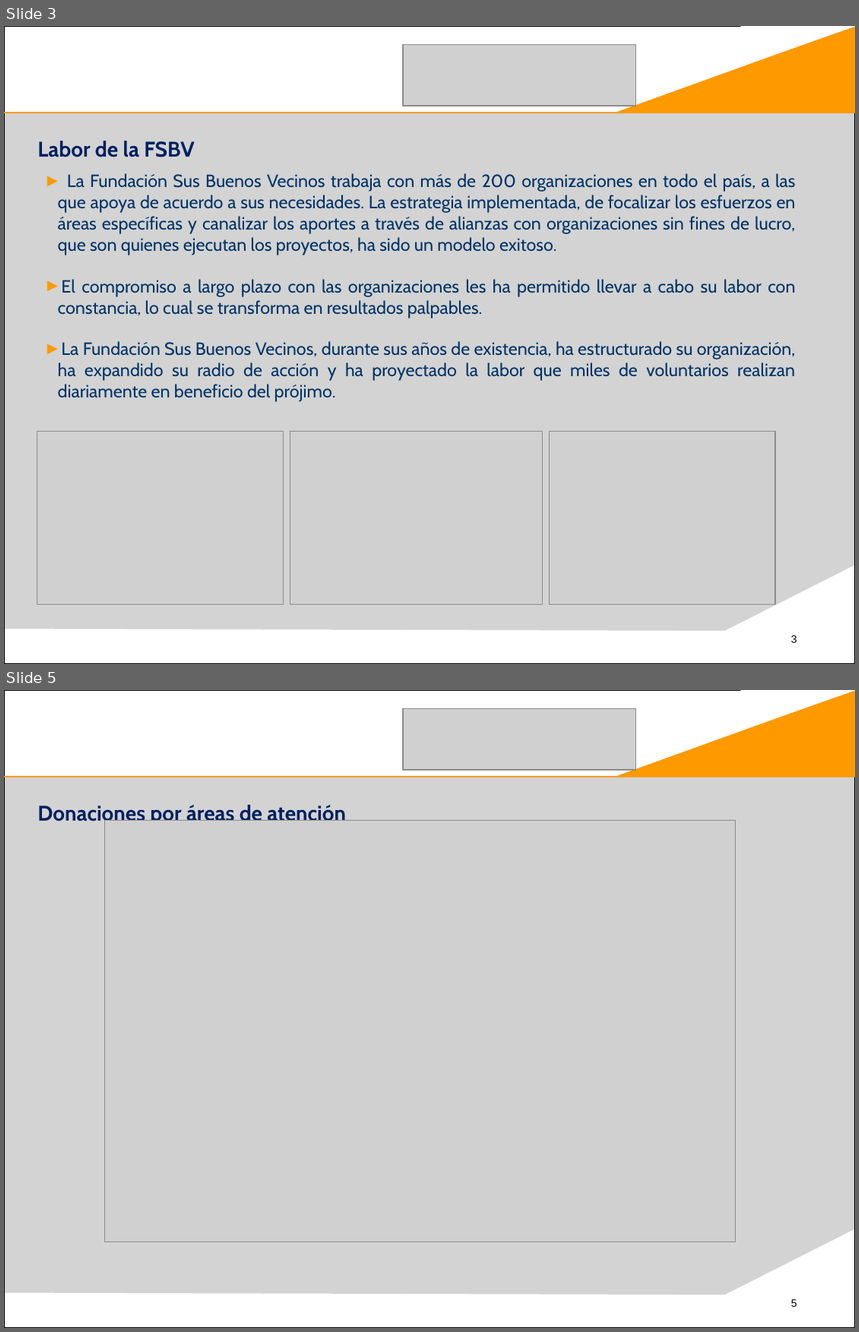
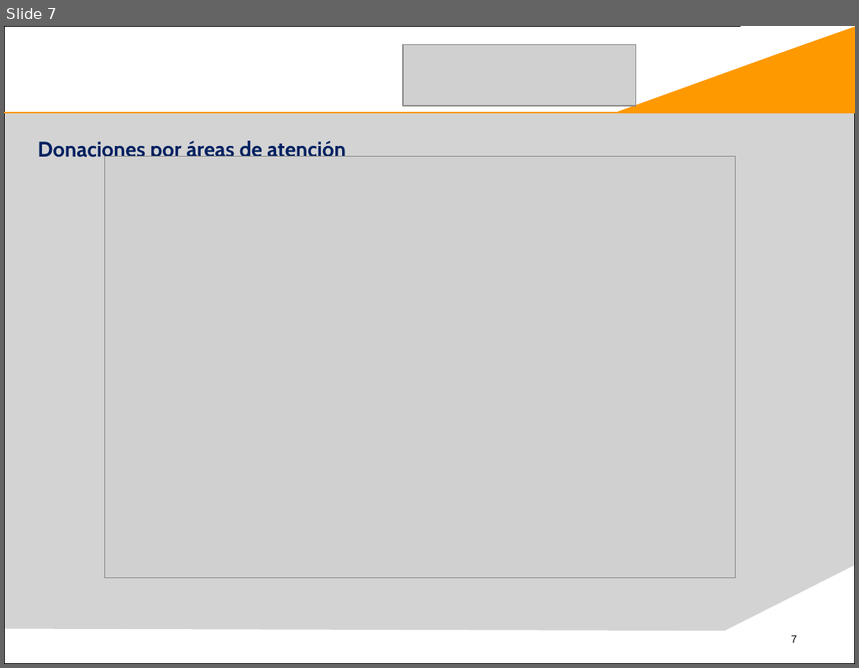
Before and after one commit to Slaif3r/fechas, a slide deck: Presentación IBM DATAPOWER.pptx. Shown one above the other, each under a label of ours: slides 3 and 5 before the commit, slide 7 after it; the slides between them are not shown. The pictures are 859x1332 and 859x668 pixels, drawn with LibreOffice and Linux fonts; fonts in the diff are those of the drawing; grey boxes stand for pictures; background and template pictures are left out. Boxes give left, top, right and bottom in pixels: in the first picture for what was removed or moved away, otherwise in the second. Text is boxed around its words. In the diff, an @@ line names an element or a change of style, - is before the commit and + after.

```diff
--- a/Presentación IBM DATAPOWER.pptx
+++ b/Presentación IBM DATAPOWER.pptx
@@ slide 3 removed at [4,26,855,664], background #FFFFFF; not listed: 7 template elements that a slide beside it also shows @@
@@ picture removed at [403,45,636,106] @@
@@ title removed at [37,141,194,157] @@
-Labor de la FSBV
@@ text removed at [58,173,796,402] @@
-► La Fundación Sus Buenos Vecinos trabaja con más de 200 organizaciones en todo el país, a las que apoya de acuerdo a sus necesidades. La estrategia implementada, de focalizar los esfuerzos en áreas específicas y canalizar los aportes a través de alianzas con organizaciones sin fines de lucro, que son quienes ejecutan los proyectos, ha sido un modelo exitoso.
-► El compromiso a largo plazo con las organizaciones les ha permitido llevar a cabo su labor con constancia, lo cual se transforma en resultados palpables.
-► La Fundación Sus Buenos Vecinos, durante sus años de existencia, ha estructurado su organización, ha expandido su radio de acción y ha proyectado la labor que miles de voluntarios realizan diariamente en beneficio del prójimo.
@@ picture removed at [37,432,283,605] @@
@@ picture removed at [290,432,543,605] @@
@@ picture removed at [550,432,776,605] @@
@@ what was slide 5 is now slide 7 @@
@@ page number at [791,636,797,643]: text changed @@
-5
+7
```
Also in this commit, not shown: 1 slide changed, 4 slides added, 1 other slide removed, 1 other file.
